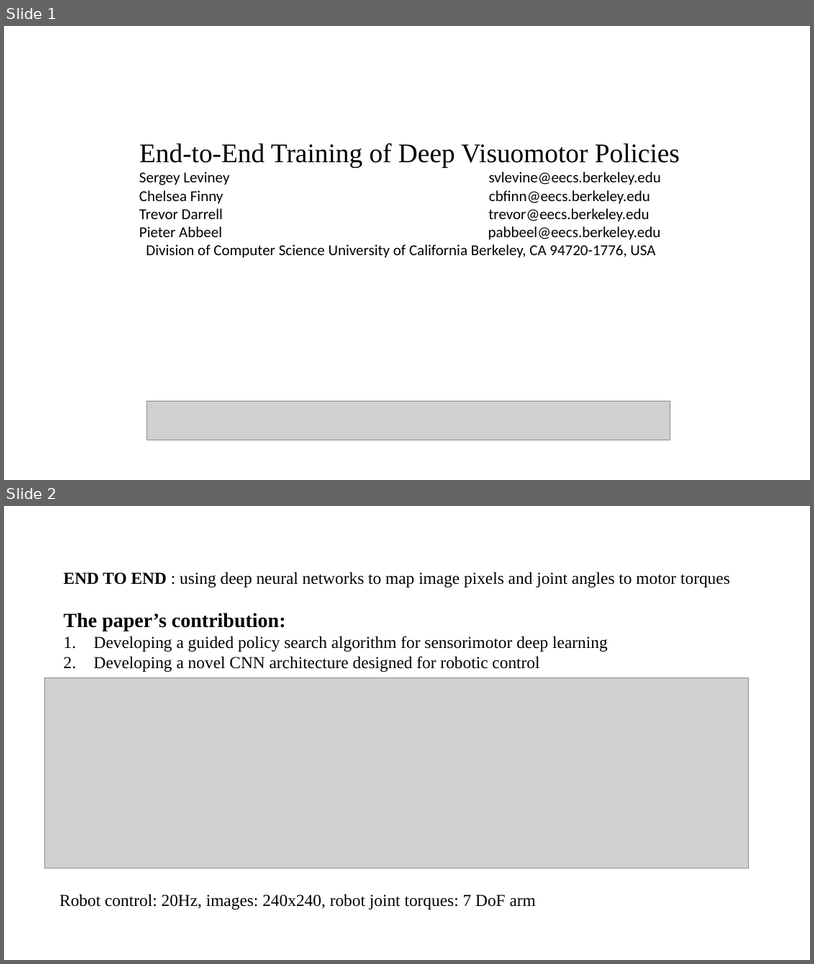
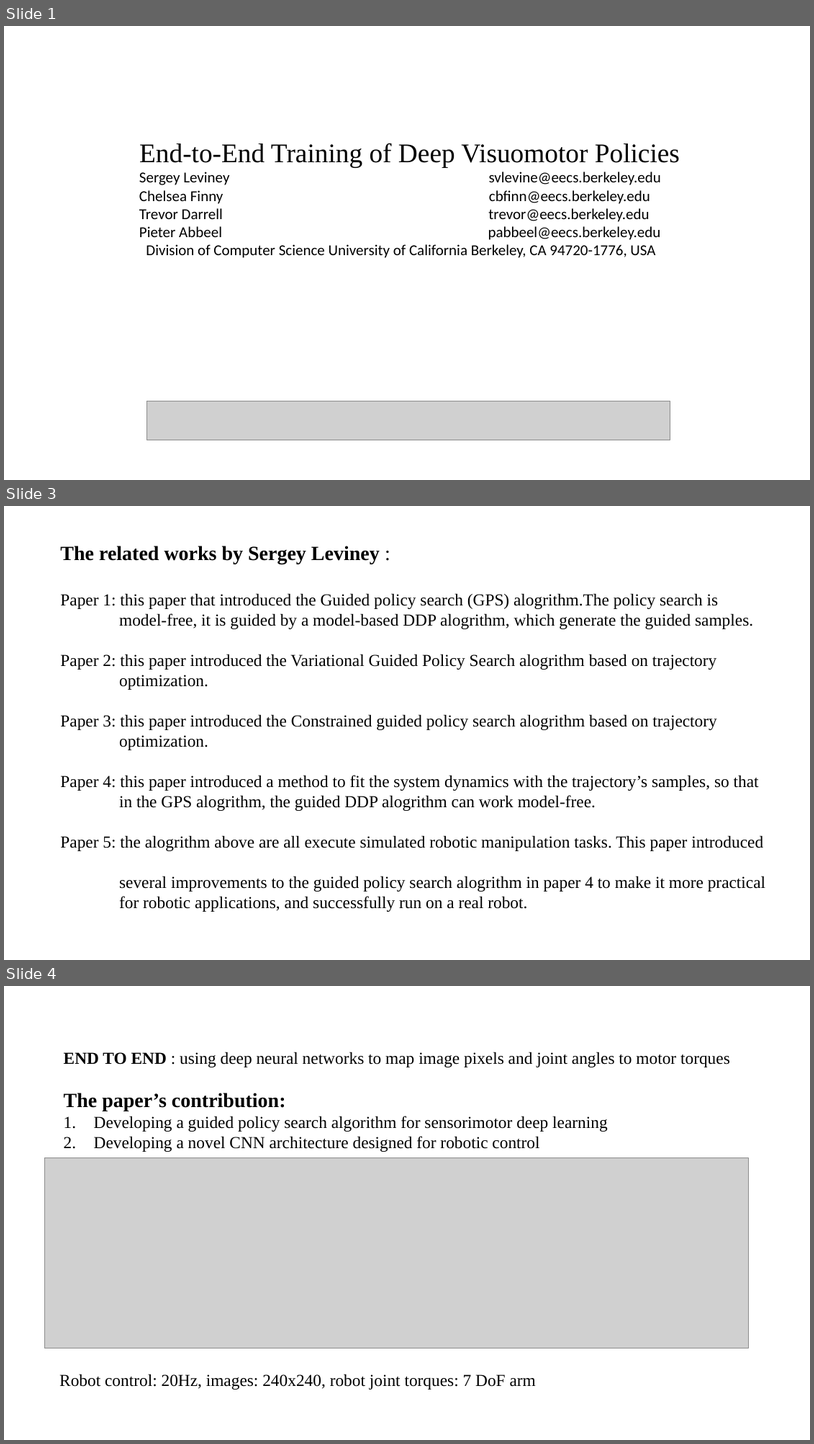
Before and after one commit to yychrzh/my-reinforcement-learning, a slide deck: PPT/End-to-End Training of Deep Visuomotor Policies.pptx. Shown one above the other, each under a label of ours: slides 1 and 2 before the commit, slides 1, 3 and 4 after it; the slides between them are not shown. The pictures are 814x964 and 814x1444 pixels, drawn with LibreOffice and Linux fonts; fonts in the diff are those of the drawing; grey boxes stand for pictures. Boxes give left, top, right and bottom in pixels: in the first picture for what was removed or moved away, otherwise in the second. Text is boxed around its words. In the diff, an @@ line names an element or a change of style, - is before the commit and + after.

Commit message:
add the related work

```diff
--- a/PPT/End-to-End Training of Deep Visuomotor Policies.pptx
+++ b/PPT/End-to-End Training of Deep Visuomotor Policies.pptx
@@ slide 3 added at [4, 506, 810, 960], background #FFFFFF @@
@@ text added at [60, 546, 766, 908], 20 pt, text #000000 @@
+The related works by Sergey Leviney :
+Paper 1: this paper that introduced the Guided policy search (GPS) alogrithm.The policy search is
+model-free, it is guided by a model-based DDP alogrithm, which generate the guided samples.
+Paper 2: this paper introduced the Variational Guided Policy Search alogrithm based on trajectory
+optimization.
+Paper 3: this paper introduced the Constrained guided policy search alogrithm based on trajectory
+optimization.
+Paper 4: this paper introduced a method to fit the system dynamics with the trajectory’s samples, so that
+in the GPS alogrithm, the guided DDP alogrithm can work model-free.
+Paper 5: the alogrithm above are all execute simulated robotic manipulation tasks. This paper introduced
+several improvements to the guided policy search alogrithm in paper 4 to make it more practical
+for robotic applications, and successfully run on a real robot.
@@ what was slide 2 is now slide 4 @@
```
Also in this commit, not shown: 1 slide changed, 1 other slide added.
